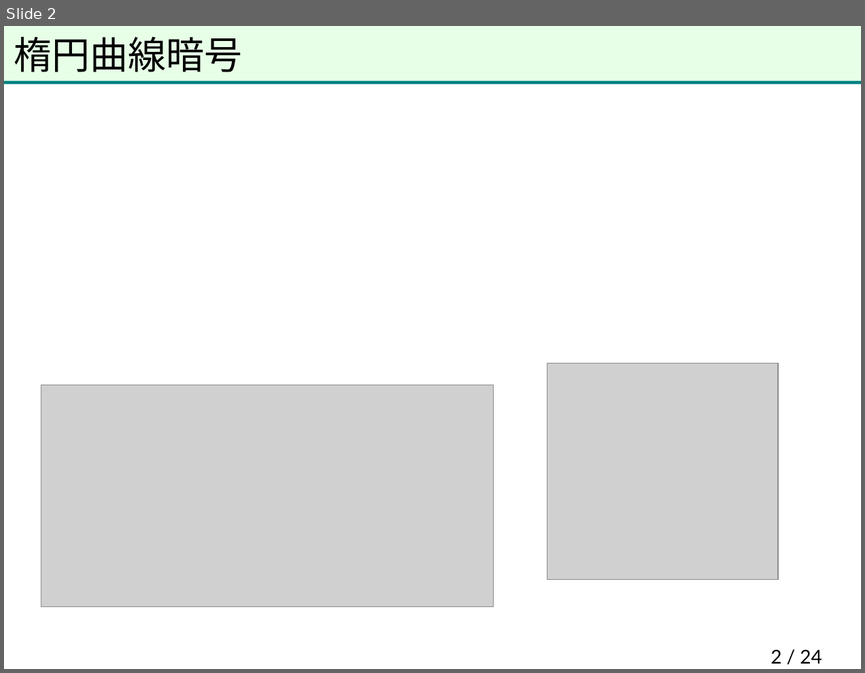
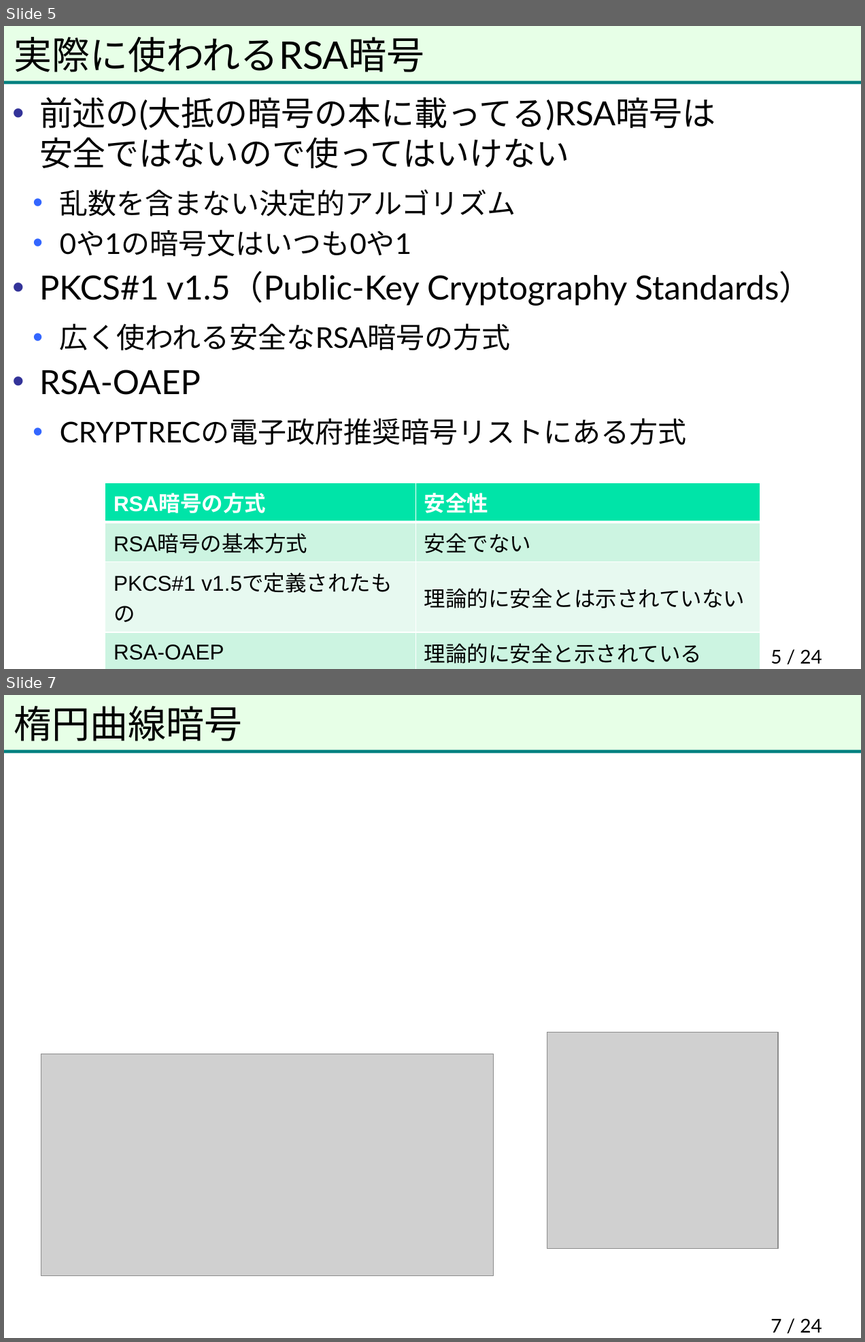
Before and after one commit to herumi/anninbon, a slide deck: lec/anninbon6.pptx. Shown one above the other, each under a label of ours: slide 2 before the commit, slides 5 and 7 after it; the slides between them are not shown. The pictures are 865x673 and 865x1342 pixels, drawn with LibreOffice and Linux fonts; fonts in the diff are those of the drawing; grey boxes stand for pictures; background and template pictures are left out. Boxes give left, top, right and bottom in pixels: in the first picture for what was removed or moved away, otherwise in the second. Text is boxed around its words. In the diff, an @@ line names an element or a change of style, - is before the commit and + after.

```diff
--- a/lec/anninbon6.pptx
+++ b/lec/anninbon6.pptx
@@ slide 5 added at box(4, 26, 861, 669), background #FFFFFF; not listed: 2 template elements that a slide beside it also shows @@
@@ title added at box(14, 37, 425, 72), 32 pt, text #000000 @@
+実際に使われるRSA暗号
@@ text added at box(39, 97, 813, 445), 28 pt, text #000000 @@
+• 前述の(大抵の暗号の本に載ってる)RSA暗号は
+  安全ではないので使ってはいけない
+  • 乱数を含まない決定的アルゴリズム
+  • 0や1の暗号文はいつも0や1
+• PKCS#1 v1.5（Public-Key Cryptography Standards）
+  • 広く使われる安全なRSA暗号の方式
+• RSA-OAEP
+  • CRYPTRECの電子政府推奨暗号リストにある方式
@@ table added at box(105, 482, 761, 666), 4 rows, 2 columns @@
+RSA暗号の方式 | 安全性
+RSA暗号の基本方式 | 安全でない
+PKCS#1 v1.5で定義されたもの | 理論的に安全とは示されていない
+RSA-OAEP | 理論的に安全と示されている
@@ page number added at box(770, 649, 821, 664), 16 pt, text #000000 @@
+5 / 24
@@ what was slide 2 is now slide 7 @@
@@ page number at box(770, 1318, 821, 1332): text changed @@
-2 / 24
+7 / 24
```
Also in this commit, not shown: 1 slide changed, 4 other slides added, 1 other file.
